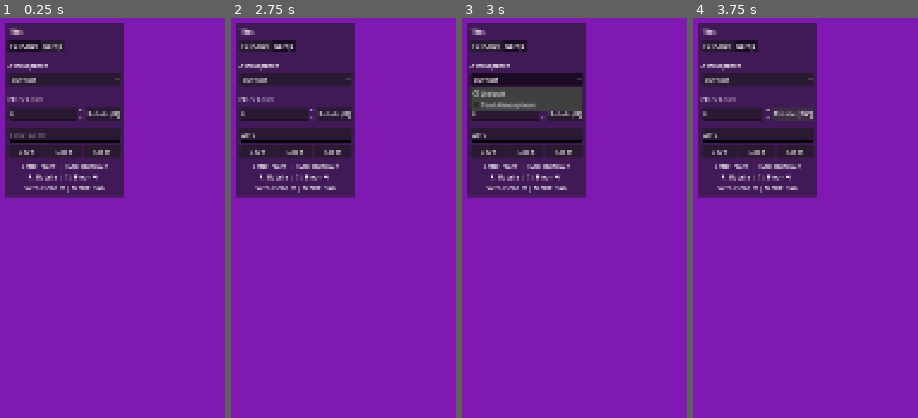
Above: before the commit, frames 1-4 (left to right).
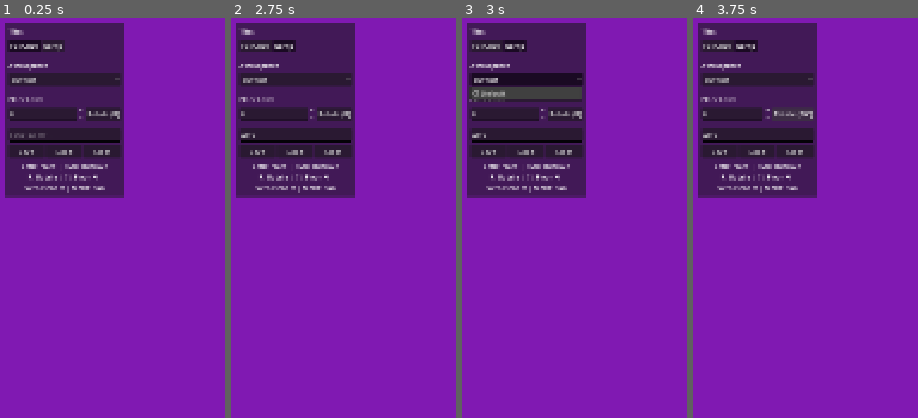
Above: after the commit, the same moments.

Repository: AlbertoHdezCerezo/learn-how-to-minigolf
Game: Godot game, scene res://scenes/level_editor_tools/level_editor/level_editor.tscn
Two runs of this game, one before a commit and one after it. Both use one fixed random seed, a clock stepped at 60 frames per second and the inputs below. The project has no main scene, so this scene is started directly.
Inputs (mouse positions are % of the whole screen's width and height, from its top left):
- Up to frame 1 (0.25 s): no input
- Up to frame 2 (2.75 s): click (14, 15) at 0.52 s; type "Alex" at 0.6 s; click (87, 36) at 0.75 s; type "Alex" at 0.83 s; click "FullCube" at 1.25 s; click "Ramp" at 2 s
- Up to frame 3 (3 s): click "Default" at 2.75 s
- Up to frame 4 (3.75 s): click "Rotate (R)" at 3.5 s
The pictures show only the part of the screen within x 0-50%, y 0-50%; the shares and areas given below are measured in that part.

Frames 1-2 are identical in both runs. In frame 3, 1.4% of the frame differs, in the area x 3-54%, y 20-24%; in frame 4, nothing differs.

Commit message:
Fix missing atmosphere: use default_atmosphere with teal values (#10)
Move teal colors into default_atmosphere.tres (which has a tracked uid)
and remove the separate teal_atmosphere.tres. Golf course scene now
references the default atmosphere.

Co-Authored-By: Claude Opus 4.6 (1M context) <noreply@anthropic.com>

Diff:
--- a/resources/atmospheres/teal_atmosphere.tres
+++ /dev/null
@@ -1,14 +0,0 @@
-[gd_resource type="Resource" script_class="Atmosphere" format=3]
-
-[ext_resource type="Script" uid="uid://c7b874ivewvi3" path="res://scripts/resources/atmosphere.gd" id="1_atmosphere"]
-
-[resource]
-script = ExtResource("1_atmosphere")
-first_color = Color(0.15, 0.35, 0.35)
-second_color = Color(0.25, 0.55, 0.53)
-gradient_position = -0.1
-size = 0.7
-angle = 90.0
-fog_enabled = true
-fog_density = 0.015
-fog_height_density = 1.5
--- a/resources/default_atmosphere.tres
+++ b/resources/default_atmosphere.tres
@@ -4,3 +4,11 @@
 
 [resource]
 script = ExtResource("1_atmosphere")
+first_color = Color(0.15, 0.35, 0.35)
+second_color = Color(0.25, 0.55, 0.53)
+gradient_position = -0.1
+size = 0.7
+angle = 90.0
+fog_enabled = true
+fog_density = 0.015
+fog_height_density = 1.5
--- a/scenes/gameplay/golf_course/golf_course.tscn
+++ b/scenes/gameplay/golf_course/golf_course.tscn
@@ -2,12 +2,12 @@
 
 [ext_resource type="Script" path="res://scenes/gameplay/golf_course/golf_course.gd" id="1_script"]
 [ext_resource type="PackedScene" path="res://scenes/gameplay/atmosphere_display/atmosphere_display.tscn" id="2_atmosphere_display"]
-[ext_resource type="Resource" path="res://resources/atmospheres/teal_atmosphere.tres" id="3_teal_atmosphere"]
+[ext_resource type="Resource" uid="uid://dmlggksrqtqrb" path="res://resources/default_atmosphere.tres" id="3_atmosphere"]
 [ext_resource type="PackedScene" path="res://scenes/gameplay/gameplay_camera/gameplay_camera.tscn" id="4_gameplay_camera"]
 
 [node name="GolfCourse" type="Node3D"]
 script = ExtResource("1_script")
-atmosphere = ExtResource("3_teal_atmosphere")
+atmosphere = ExtResource("3_atmosphere")
 
 [node name="AtmosphereDisplay" parent="." instance=ExtResource("2_atmosphere_display")]
 
